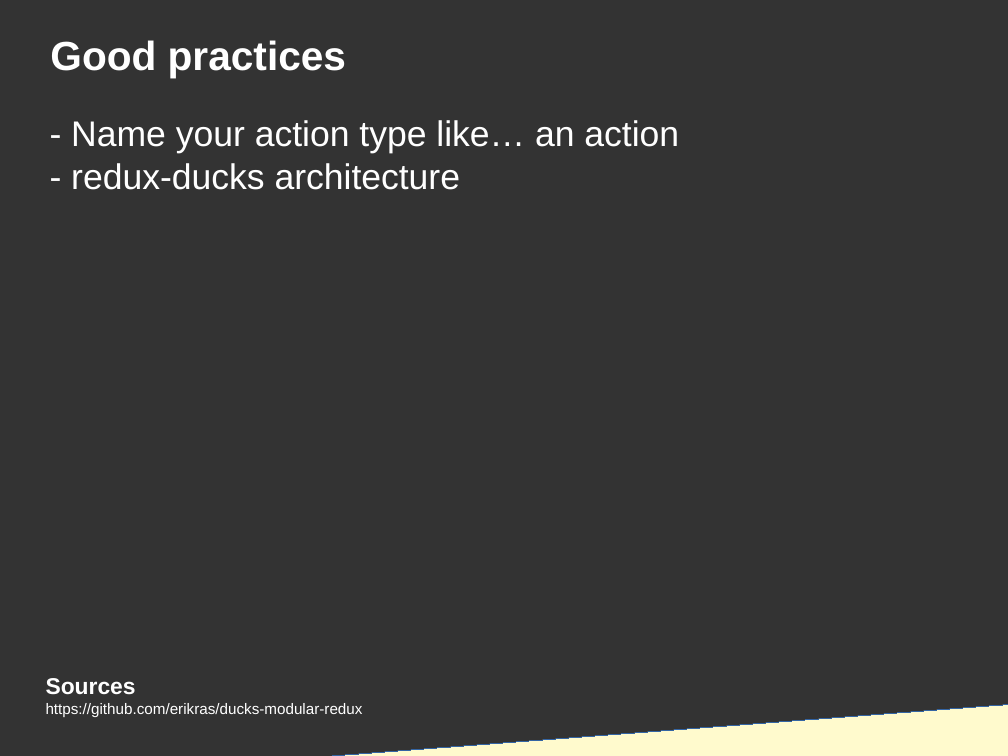
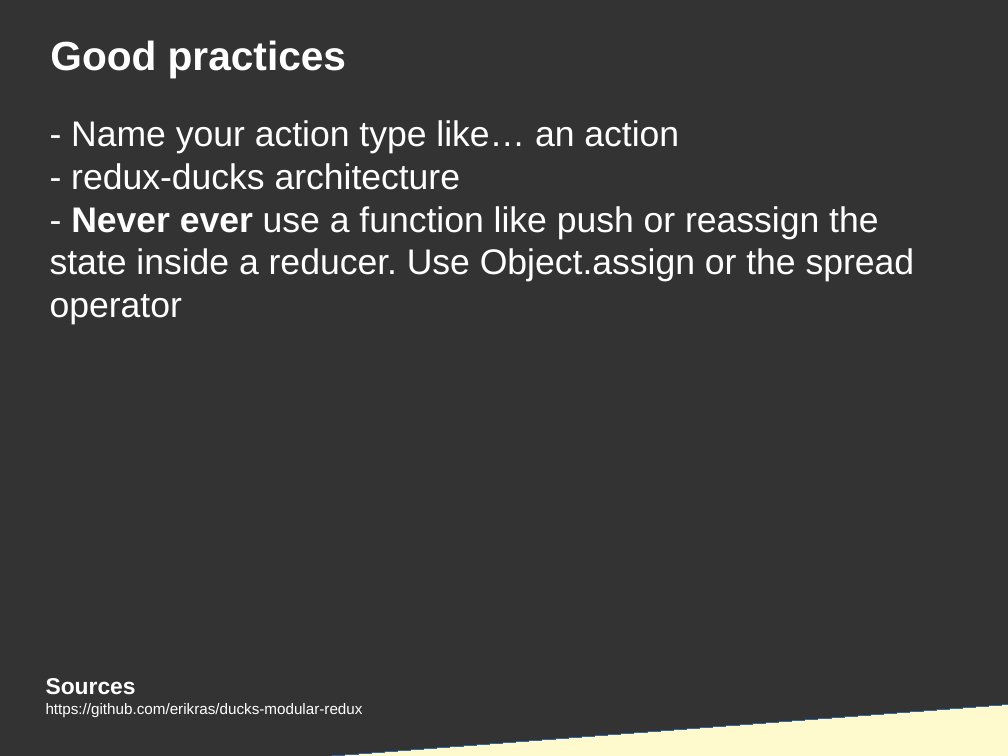
Before and after one commit to DanYellow/presentations, a slide deck: slide 60 of react-redux-101/presentation.odp (slide 59 before the commit). Drawn at 1008x756 pixels with LibreOffice and Linux fonts; fonts in the diff are those of the drawing. Boxes give left, top, right and bottom in pixels: in the first picture for what was removed or moved away, otherwise in the second. Text is boxed around its words. In the diff, an @@ line names an element or a change of style, - is before the commit and + after.

Commit message:
Finishes presentation and set up for the redux app

```diff
--- a/react-redux-101/presentation.odp
+++ b/react-redux-101/presentation.odp
@@ title at box(50, 120, 915, 324): text changed @@
-- Name your action type like… an action
-- redux-ducks architecture
+- Name your action type like… an action
+- redux-ducks architecture
+- Never ever use a function like push or reassign the state inside a reducer. Use Object.assign or the spread operator
```
Also in this commit, not shown: 14 other slides changed, 4 slides added, 1 slide removed, 10 other files.
